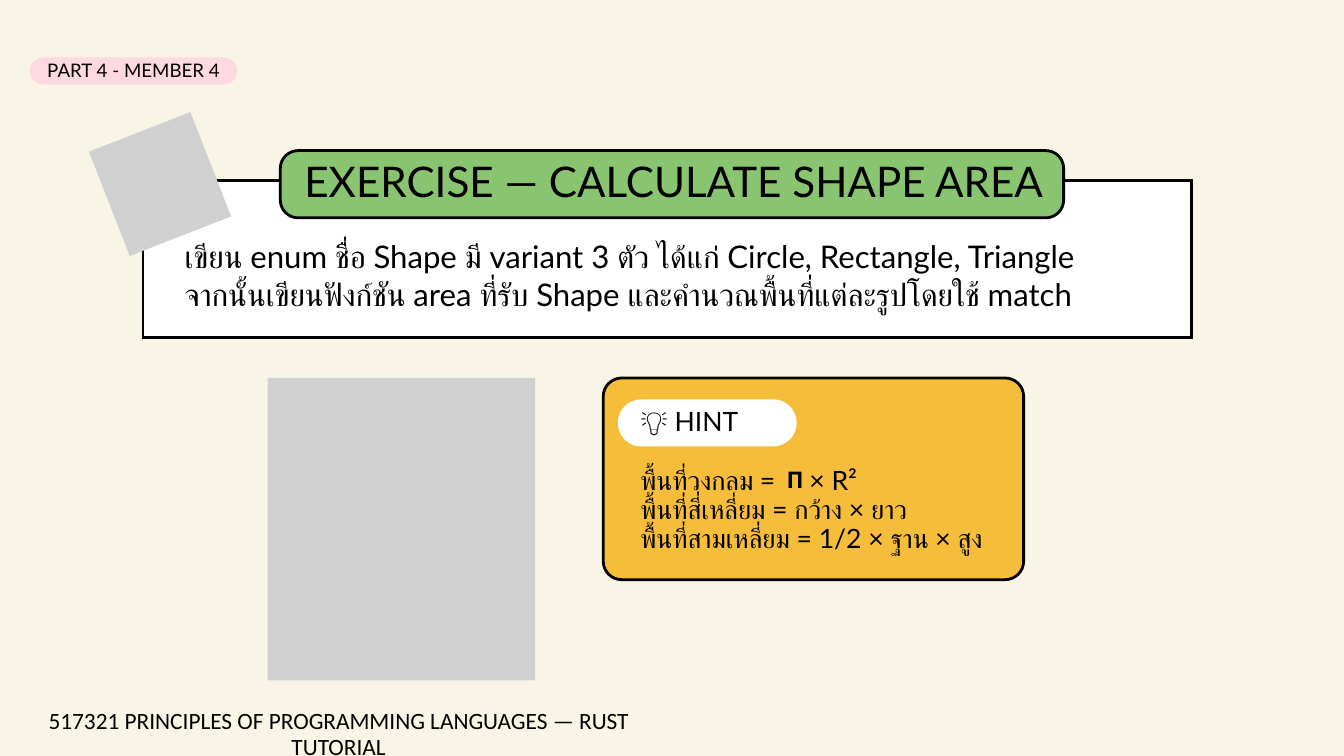
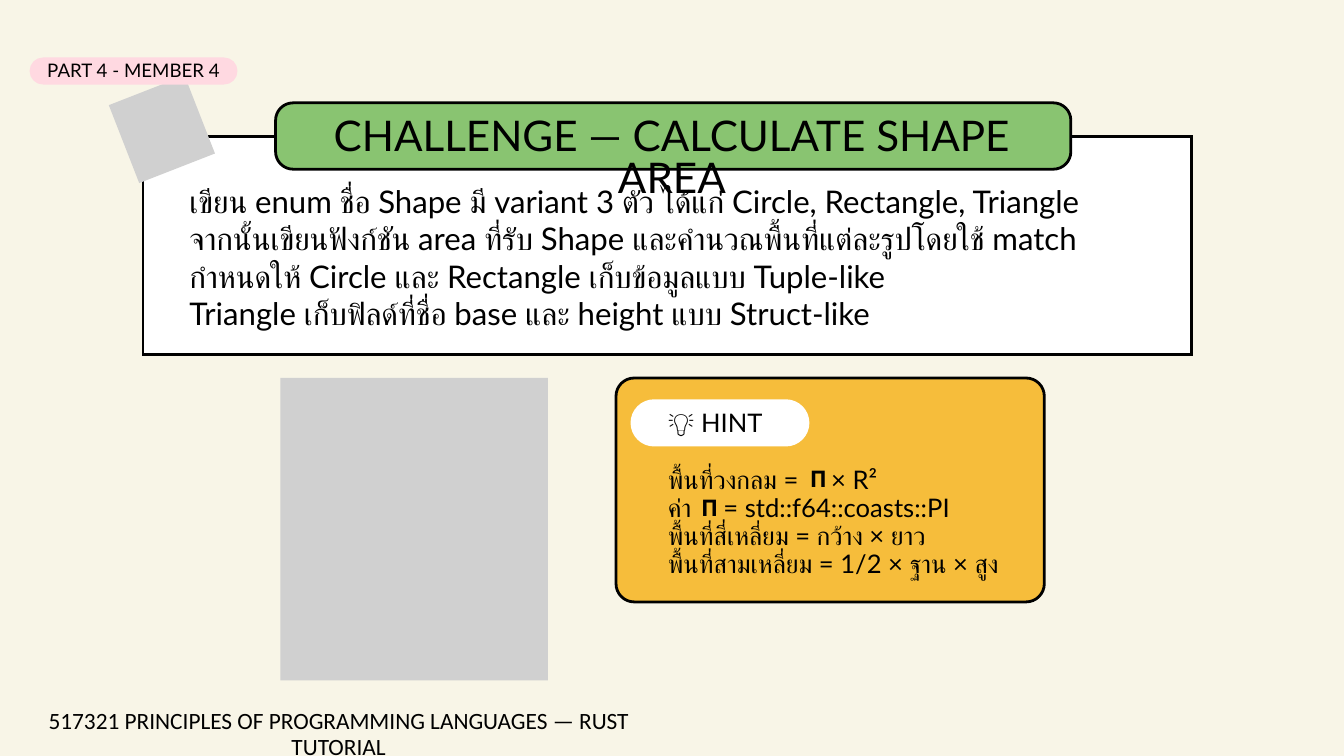
Before and after one commit to 670710143/rust-tutorial-2569, a slide deck: slide 49 of 09-enums-pattern-matching/Presentation/กลุ่มที่ 9 - Enums & Pattern Matching.pptx (slide 46 before the commit). Drawn at 1344x756 pixels with LibreOffice and Linux fonts; fonts in the diff are those of the drawing; grey boxes stand for pictures. Boxes give left, top, right and bottom in pixels: in the first picture for what was removed or moved away, otherwise in the second. Text is boxed around its words. In the diff, an @@ line names an element or a change of style, - is before the commit and + after.

```diff
--- a/09-enums-pattern-matching/Presentation/กลุ่มที่ 9 - Enums & Pattern Matching.pptx
+++ b/09-enums-pattern-matching/Presentation/กลุ่มที่ 9 - Enums & Pattern Matching.pptx
@@ picture: place and size @@
-picture at (89, 112, 231, 257)
+picture at (109, 75, 215, 183)
@@ freeform shape: place and size @@
-freeform shape at (280, 151, 1064, 218)
+freeform shape at (276, 103, 1070, 169)
@@ freeform shape: place and size @@
-freeform shape at (143, 181, 1191, 337)
+freeform shape at (143, 136, 1191, 355)
@@ text at (334, 120, 1009, 202): text changed @@
-EXERCISE — CALCULATE SHAPE AREA
+CHALLENGE — CALCULATE SHAPE AREA
@@ text "เขียน enum ชื่อ Shape มี ...": place and size @@
-text "เขียน enum ชื่อ Shape มี ..." at (185, 244, 1075, 314)
+text "เขียน enum ชื่อ Shape มี ..." at (189, 188, 1080, 331)
@@ text at (189, 263, 885, 331): paragraphs added @@
+กำหนดให้ Circle และ Rectangle เก็บข้อมูลแบบ Tuple-like
+Triangle เก็บฟิลด์ที่ชื่อ base และ height แบบ Struct-like
@@ picture: place and size @@
-picture at (267, 378, 535, 680)
+picture at (280, 378, 548, 680)
@@ freeform shape: place and size @@
-freeform shape at (603, 378, 1024, 579)
+freeform shape at (616, 378, 1044, 601)
@@ freeform shape: place and size @@
-freeform shape at (619, 401, 795, 445)
+freeform shape at (632, 401, 808, 445)
@@ text at (668, 413, 999, 581): size 28.4 to 27.4 pt in "💡 HINT", "พื้นที่วงกลม = × R²", "พื้นที่สี่เหลี่ยม = กว้าง × ยาว", "พื้นที่สามเหลี่ยม = 1/2 × ฐาน × สูง"; line spacing 31.3pt to 30.2pt @@
@@ text "💡 HINT": place and size @@
-text "💡 HINT" at (640, 412, 983, 556)
+text "💡 HINT" at (668, 413, 999, 581)
@@ text "Π": place and size @@
-text "Π" at (787, 471, 804, 488)
+text "Π" at (810, 470, 827, 487)
@@ text at (668, 498, 950, 524): paragraph added @@
+ค่า = std::f64::coasts::PI
@@ text added at (701, 499, 718, 522), 24.5 pt, text #000000, bold @@
+Π
```
Also in this commit, not shown: 18 other slides changed, 4 slides added, 5 slides removed.
